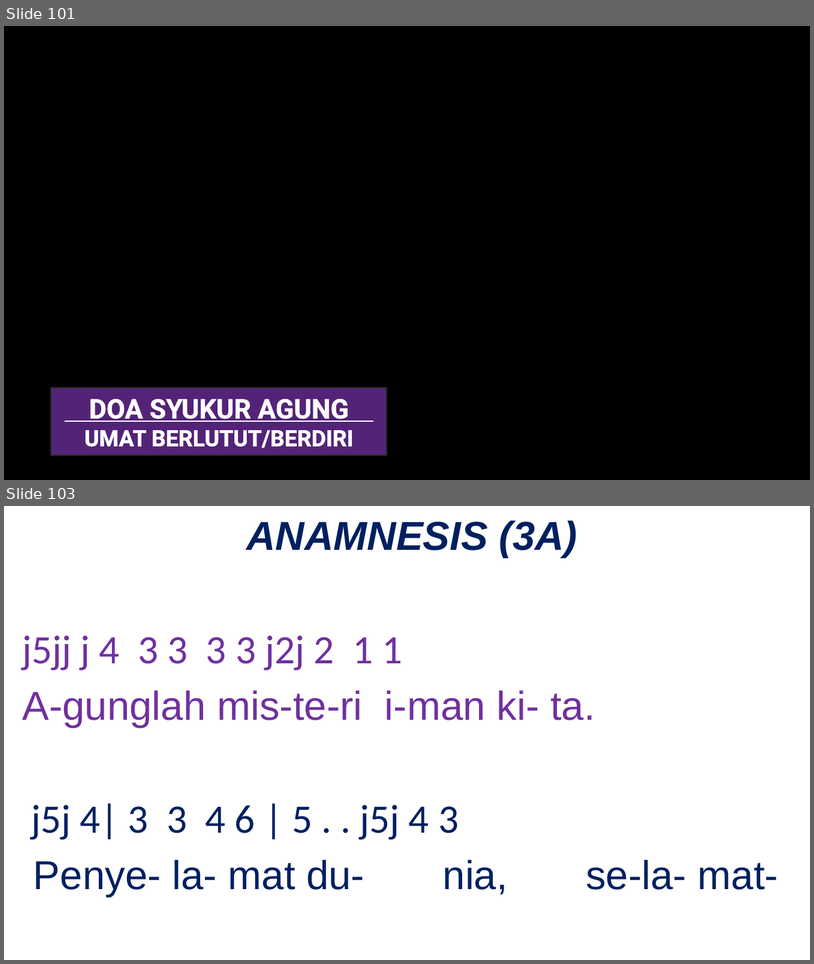
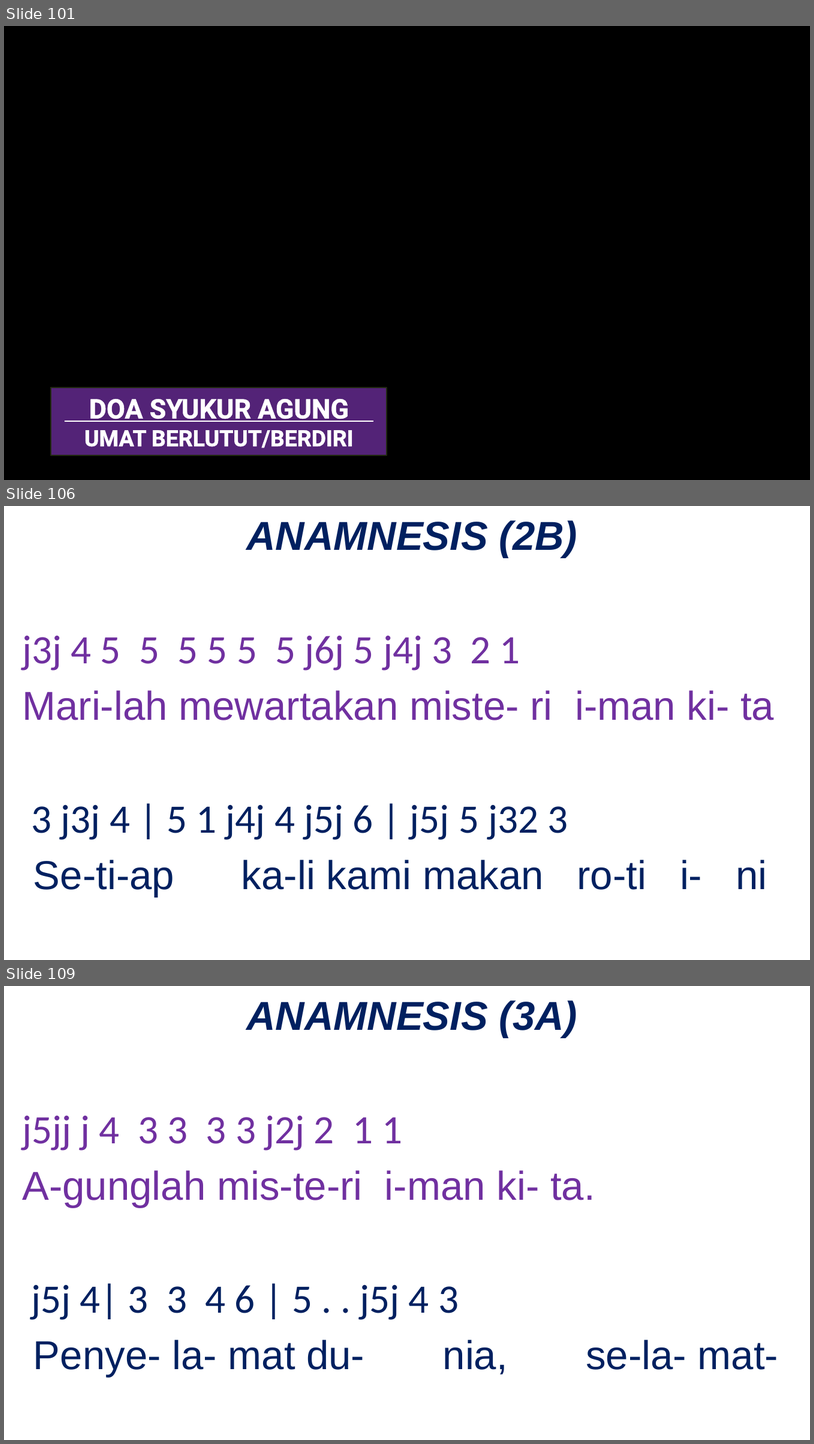
Before and after one commit to JasonEvan/Mikael-PPT-Maker, a slide deck: app/template/Template_PPT_OBS_Ungu.pptx. Shown one above the other, each under a label of ours: slides 101 and 103 before the commit, slides 101, 106 and 109 after it; the slides between them are not shown. The pictures are 814x964 and 814x1444 pixels, drawn with LibreOffice and Linux fonts; fonts in the diff are those of the drawing; background and template pictures are left out. Boxes give left, top, right and bottom in pixels: in the first picture for what was removed or moved away, otherwise in the second. Text is boxed around its words. In the diff, an @@ line names an element or a change of style, - is before the commit and + after.

Commit message:
feat: add anamnesis that dynamically chosen based on docx on OBS template

```diff
--- a/app/template/Template_PPT_OBS_Ungu.pptx
+++ b/app/template/Template_PPT_OBS_Ungu.pptx
@@ slide 106 added at (4,506,810,960), background picture (left out) @@
@@ text added at (22,520,774,897), 36 pt, text #002060 @@
+ANAMNESIS (2B)
+j3j 4 5 5 5 5 5 5 j6j 5 j4j 3 2 1
+Mari-lah mewartakan miste- ri i-man ki- ta
+3 j3j 4 | 5 1 j4j 4 j5j 6 | j5j 5 j32 3
+Se-ti-ap ka-li kami makan ro-ti i- ni
@@ what was slide 103 is now slide 109 @@
```
Also in this commit, not shown: 8 other slides added, 5 other files.
